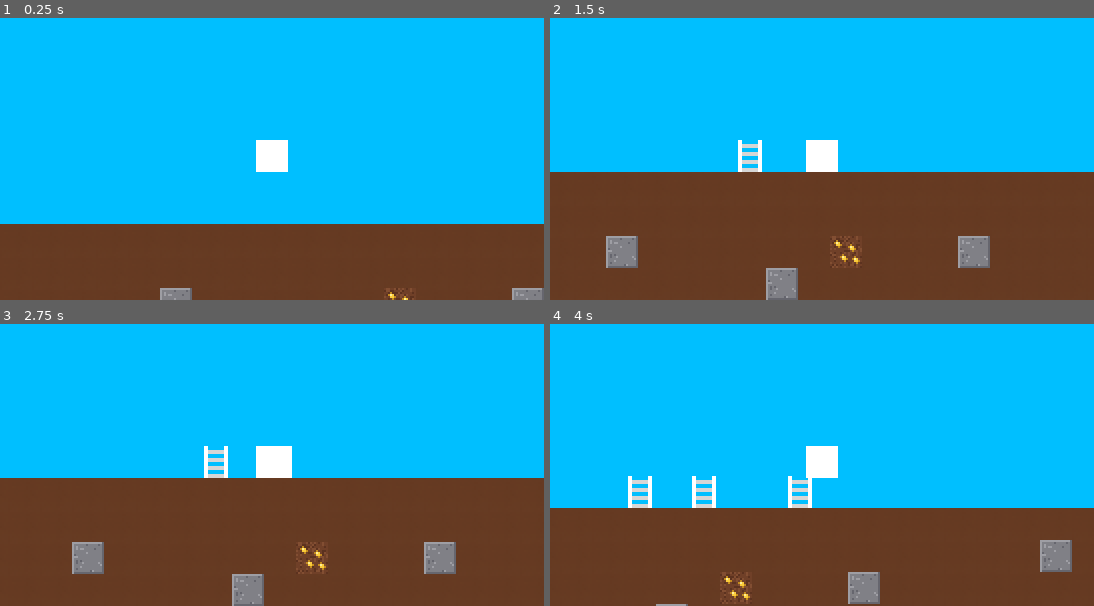
Above: before the commit, frames 1-4 (two rows, left to right).
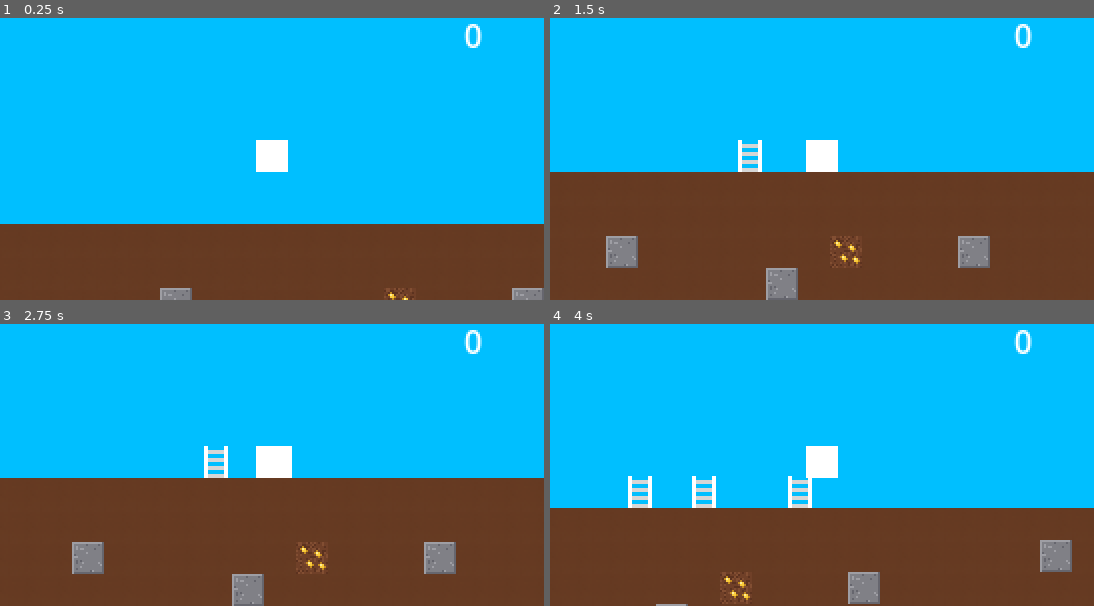
Above: after the commit, the same moments.

Repository: NxtCreator/Entrenched
Game: Godot game, scene res://scenes/main.tscn
Two runs of this game, one before a commit and one after it. Both use one fixed random seed, a clock stepped at 60 frames per second and the inputs below.
Inputs (mouse positions are in pixels of both pictures, inside the frame that each line leads up to):
- Up to frame 1 (0.25 s): no input
- Up to frame 2 (1.5 s): tap Enter at 0.5 s; move the mouse to (941, 142) at 0.52 s; hold Right (ui_right) from 0.53 s (still down); tap Alt at 0.6 s; click (941, 142) at 0.67 s; tap Up (ui_up) at 0.77 s; move the mouse to (713, 170) at 1.27 s; tap Shift at 1.35 s
- Up to frame 3 (2.75 s): tap Up (ui_up) at 1.52 s; move the mouse to (326, 397) at 2.02 s; release Right (ui_right) at 2.03 s; hold Left (ui_left) from 2.03 s (still down); tap R at 2.1 s
- Up to frame 4 (4 s): move the mouse to (794, 518) at 2.77 s; release Left (ui_left) at 2.78 s; hold Right (ui_right) from 2.78 s (still down); tap Alt at 2.85 s; click (794, 518) at 2.92 s; tap Up (ui_up) at 3.02, 3.77 s; move the mouse to (985, 504) at 3.52 s; tap Shift at 3.6 s

The runs differ from the first frame. In frame 1, 0.2% of the frame differs, in the area x 85-89%, y 2-11%; in frame 2, 0.2%; in frame 3, 0.2%; in frame 4, 0.2%.

Commit message:
Add top-right gold counter HUD driven by Player.gold_changed

Diff:
--- a/scenes/main.tscn
+++ b/scenes/main.tscn
@@ -44,3 +44,14 @@
 position = Vector2(328, -16)
 script = ExtResource("3_jyhfs")
 ground = NodePath("../Ground")
+
+[node name="HUD" type="CanvasLayer" parent="." unique_id=1999500761]
+
+[node name="GoldLabel" type="Label" parent="HUD" unique_id=871842236]
+anchors_preset = -1
+anchor_left = 1.0
+anchor_right = 1.0
+offset_left = -40.0
+offset_bottom = 23.0
+grow_horizontal = 0
+text = "0"
--- a/scripts/main.gd
+++ b/scripts/main.gd
@@ -8,7 +8,11 @@
 
 func _ready() -> void:
 	_extend_to(AHEAD)
+	$Player.gold_changed.connect(_on_gold_changed)
 
+
+func _on_gold_changed(total: int):
+	$HUD/GoldLabel.text = str(total)
 
 func _process(delta: float) -> void:
 	var py: int = $Ground.local_to_map($Ground.to_local($Player.global_position)).y
